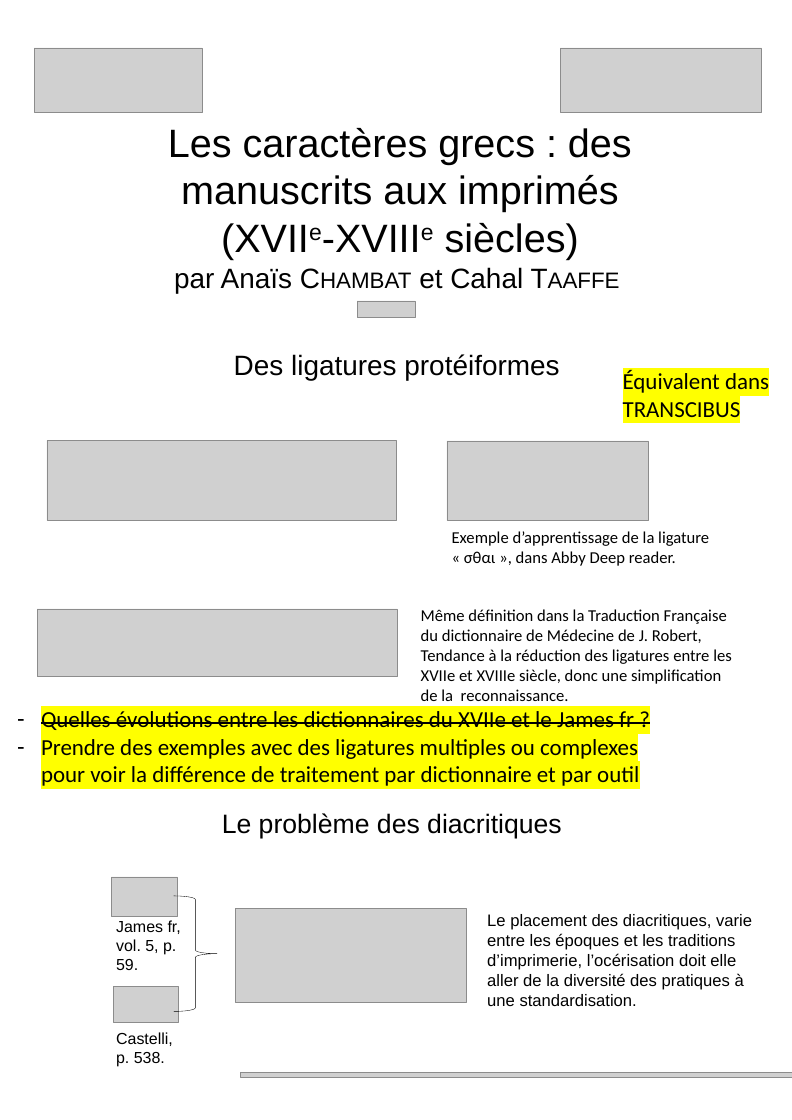
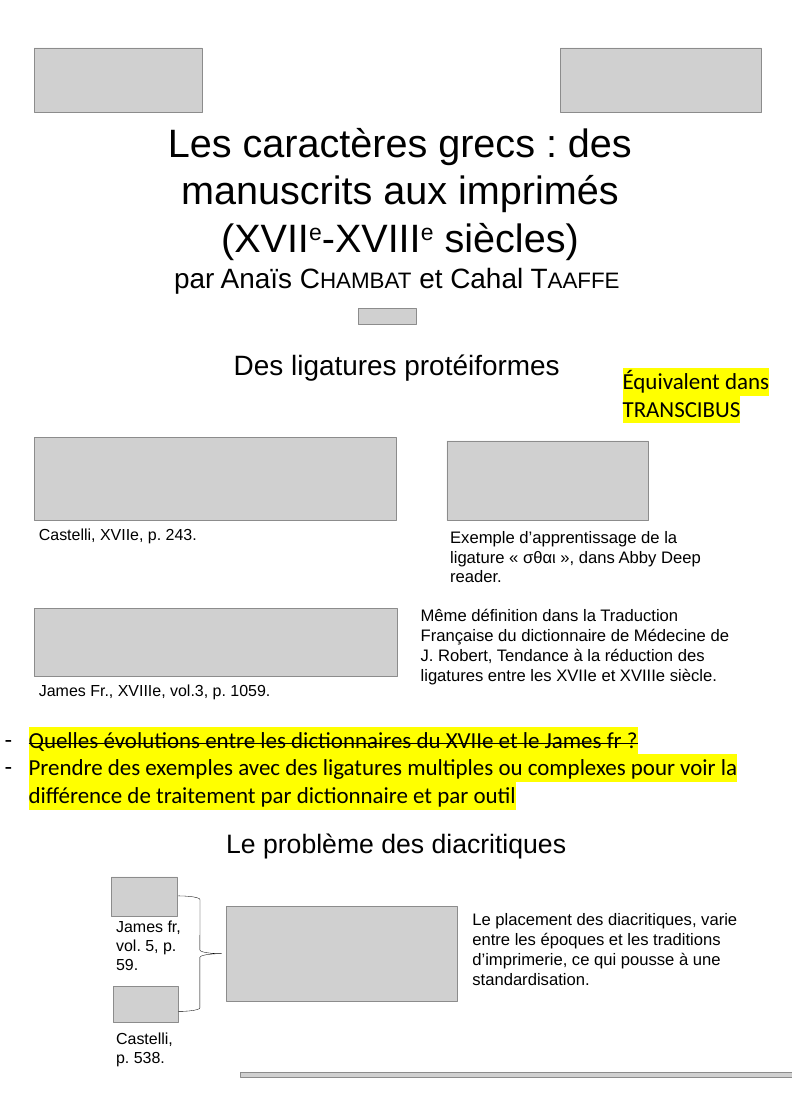
Before and after one commit to biusante/medict-xml, a slide deck: slide 1 of JE/Du papier au numérique la gestion des caractères grecs ligaturés_v2.pptx. Drawn at 792x1120 pixels with LibreOffice and Linux fonts; fonts in the diff are those of the drawing; grey boxes stand for pictures. Boxes give left, top, right and bottom in pixels: in the first picture for what was removed or moved away, otherwise in the second. Text is boxed around its words. In the diff, an @@ line names an element or a change of style, - is before the commit and + after.

```diff
--- a/JE/Du papier au numérique la gestion des caractères grecs ligaturés_v2.pptx
+++ b/JE/Du papier au numérique la gestion des caractères grecs ligaturés_v2.pptx
@@ picture moved from (x1=357, y1=301, x2=415, y2=318) to (x1=358, y1=308, x2=416, y2=325) @@
@@ picture resized from (x1=47, y1=440, x2=396, y2=521) to (x1=34, y1=437, x2=396, y2=521) @@
@@ text added at (x1=39, y1=528, x2=197, y2=544), 24 pt, text #000000 @@
+Castelli, XVIIe, p. 243.
@@ text "Exemple d’apprentissage de la ligature ..." at (x1=450, y1=531, x2=701, y2=582): font Calibri to Arial @@
@@ text at (x1=421, y1=608, x2=729, y2=685): text changed; font Calibri to Arial @@
-Même définition dans la Traduction Française du dictionnaire de Médecine de J. Robert, Tendance à la réduction des ligatures entre les XVIIe et XVIIIe siècle, donc une simplification de la reconnaissance.
+Même définition dans la Traduction Française du dictionnaire de Médecine de J. Robert, Tendance à la réduction des ligatures entre les XVIIe et XVIIIe siècle.
@@ text added at (x1=39, y1=684, x2=270, y2=700), 24 pt, text #000000 @@
+James Fr., XVIIIe, vol.3, p. 1059.
@@ text "Quelles évolutions entre les dictionnaires ..." rewrapped from (x1=41, y1=711, x2=639, y2=786) to (x1=29, y1=732, x2=737, y2=807) @@
@@ text "Le problème des diacritiques" moved from (x1=222, y1=813, x2=562, y2=838) to (x1=226, y1=833, x2=567, y2=859) @@
@@ right brace moved from (x1=174, y1=896, x2=217, y2=1012) to (x1=178, y1=896, x2=221, y2=1012) @@
@@ picture moved from (x1=235, y1=908, x2=466, y2=1003) to (x1=226, y1=907, x2=457, y2=1001) @@
@@ text at (x1=472, y1=913, x2=737, y2=985): text changed @@
-Le placement des diacritiques, varie entre les époques et les traditions d’imprimerie, l’océrisation doit elle aller de la diversité des pratiques à une standardisation.
+Le placement des diacritiques, varie entre les époques et les traditions d’imprimerie, ce qui pousse à une standardisation.
```
